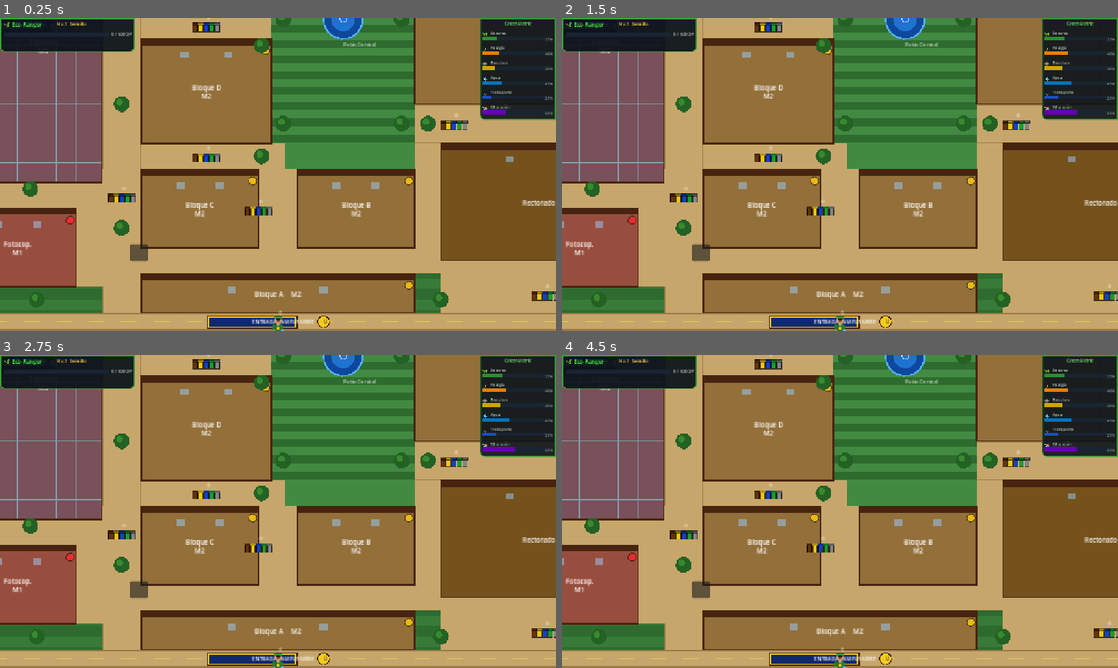
Above: before the commit, frames 1-4 (two rows, left to right).
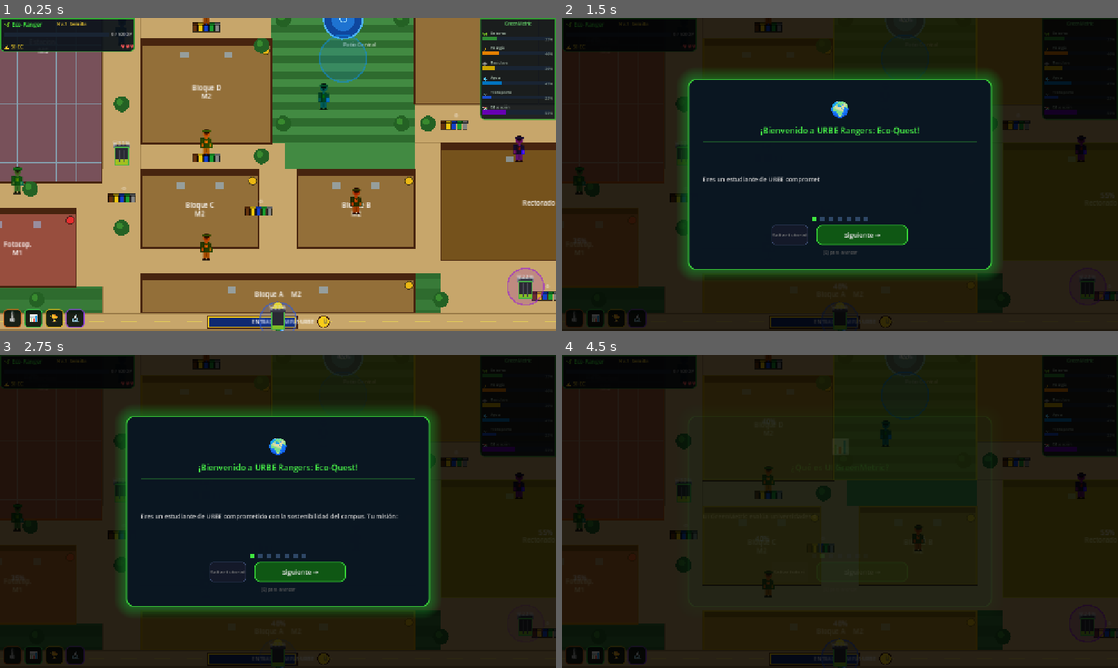
Above: after the commit, the same moments.

Repository: thewasiii123/green-metric-urbe
Game: Godot game, scene res://scenes/mapa/scene_mapa_mundo.tscn
Two runs of this game, one before a commit and one after it. Both use one fixed random seed, a clock stepped at 60 frames per second and the inputs below. This scene is started directly instead of the project's main scene.
Inputs (mouse positions are in pixels of both pictures, inside the frame that each line leads up to):
- Up to frame 1 (0.25 s): no input
- Up to frame 2 (1.5 s): click (573, 318) at 0.5 s, where only the run after the commit has a clickable "🌡"; click (595, 318) at 1.25 s, where only the run after the commit has a clickable "📊"
- Up to frame 3 (2.75 s): click (55, 655) at 2 s, where only the run after the commit has a clickable "🏆"
- Up to frame 4 (4.5 s): click (639, 655) at 2.75 s, where only the run after the commit has a clickable "🔬"; click (862, 570) at 3.5 s, where only the run after the commit has a clickable "Siguiente →"; click (789, 570) at 4.25 s, where only the run after the commit has a clickable "Saltar tutorial"

The runs differ from the first frame. In frame 1, 4.1% of the frame differs, in the area x 0-98%, y 0-100%; in frame 2, 97%; in frame 3, 97%; in frame 4, 97%, in the area x 0-100%, y 0-100%.
Error before the commit: Parse Error: Identifier "modulate" not declared in the current scope. (res://scenes/edificios/escena_edificio.gd:61)

Commit message:
Fix Parser Error and clean GDScript warnings
- escena_edificio.gd: CanvasLayer has no modulate property (it extends
  Node, not CanvasItem). Fade animations now target _raiz (Panel) instead
  of self. ocultar() resets _raiz.modulate.a = 1.0 after hiding so next
  mostrar() starts transparent correctly.
- quiz_npc.gd: rename 'letra' to '_letra' in _btn_hover() to suppress
  unused-parameter warning.
- SceneLogin.gd: remove _logo_node and _logo_time (declared but never
  used).
- leaderboard.gd: remove _jugador_lbl (declared but never used).

Co-Authored-By: Claude Sonnet 4.6 <noreply@anthropic.com>

Diff:
--- a/scenes/edificios/escena_edificio.gd
+++ b/scenes/edificios/escena_edificio.gd
@@ -57,16 +57,25 @@
 	_desc       = _obtener_desc(zona_key)
 	_col        = MOD_COLORES[clamp(_mod_id, 1, 6)]
 	_actualizar_visual()
-	visible    = true
-	modulate.a = 0.0
-	var tw := create_tween()
-	tw.tween_property(self, "modulate:a", 1.0, 0.30)
+	visible = true
+	# CanvasLayer no tiene modulate; se anima el Panel raíz (_raiz) que sí
+	# es CanvasItem y hereda la propiedad modulate.
+	if is_instance_valid(_raiz):
+		_raiz.modulate.a = 0.0
+		var tw := create_tween()
+		tw.tween_property(_raiz, "modulate:a", 1.0, 0.30)
 
 
 func ocultar() -> void:
-	var tw := create_tween()
-	tw.tween_property(self, "modulate:a", 0.0, 0.22)
-	tw.tween_callback(func(): visible = false)
+	if is_instance_valid(_raiz):
+		var tw := create_tween()
+		tw.tween_property(_raiz, "modulate:a", 0.0, 0.22)
+		tw.tween_callback(func():
+			visible = false
+			_raiz.modulate.a = 1.0
+		)
+	else:
+		visible = false
 
 
 func marcar_mision_activa() -> void:
--- a/scenes/login/SceneLogin.gd
+++ b/scenes/login/SceneLogin.gd
@@ -40,9 +40,6 @@
 var _spinner_idx    : int   = 0
 var _spinner_timer  : float = 0.0
 
-# ── Animación logo ────────────────────────────────────────────
-var _logo_node  : Node2D = null
-var _logo_time  : float  = 0.0
 
 
 # ════════════════════════════════════════════════════════════
--- a/scenes/ui/leaderboard.gd
+++ b/scenes/ui/leaderboard.gd
@@ -17,7 +17,6 @@
 var _panel       : Panel        = null
 var _rows_vbox   : VBoxContainer = null
 var _estado_lbl  : Label        = null
-var _jugador_lbl : Label        = null
 var _http        : HTTPRequest   = null
 var _cargando    : bool         = false
 
--- a/scenes/ui/quiz_npc.gd
+++ b/scenes/ui/quiz_npc.gd
@@ -452,7 +452,7 @@
 	btn.add_theme_color_override("font_color", Color(0.85, 0.85, 0.90))
 
 
-func _btn_hover(btn: Button, letra: String) -> void:
+func _btn_hover(btn: Button, _letra: String) -> void:
 	var s := StyleBoxFlat.new()
 	s.bg_color     = Color(0.14, 0.22, 0.38)
 	s.border_color = Color(0.35, 0.55, 0.90)
